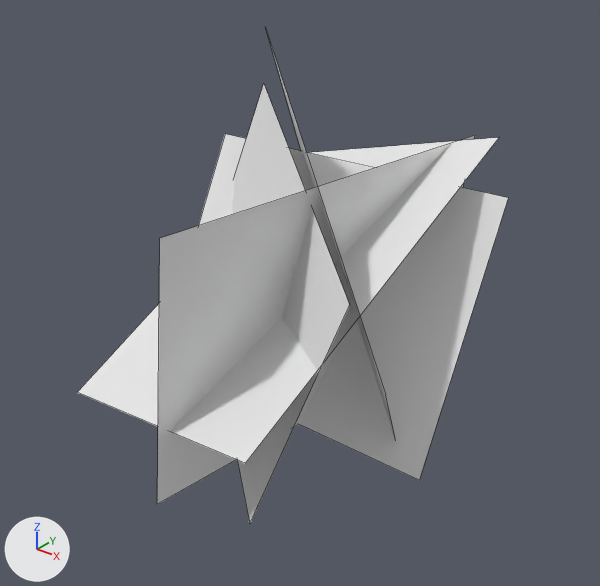
Before and after pictures for a commit that changed the OBJ model assets/mcme/models/block/pine_leaves_2.obj.
Camera for both pictures: a 50 mm camera at (2.67, -3.12, 2.12) aimed at (0.59, -0.52, 0.52). The lights are fixed; the arrows at lower left show +X, +Y and +Z. Mesh edges are drawn as thin lines. Where no turn or scale is listed for an object, it has been applied to the vertices.
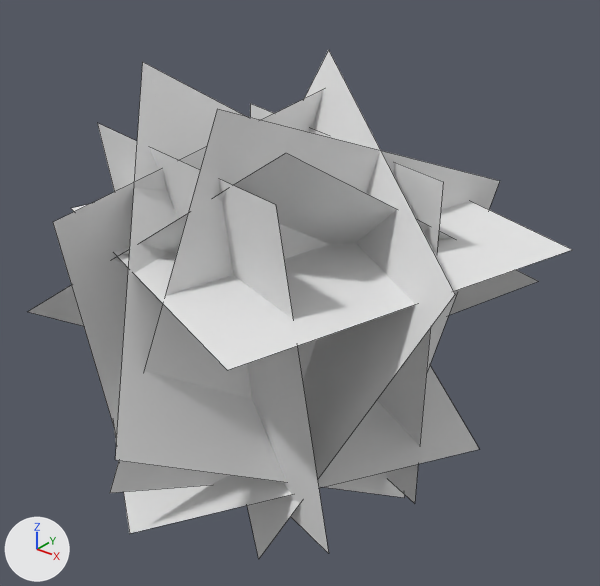
Commit message: pine leaves full block test

Diff of the bpy script that builds the scene:
```diff
--- a/assets/mcme/models/block/pine_leaves_2.obj.py
+++ b/assets/mcme/models/block/pine_leaves_2.obj.py
@@ me_plane_001 @@
 me_plane_001.from_pydata(...)  # 4 vertices, 1 face; spans x -0.45..1.22, y -1.09..-0.07, z -0.31..1.29
 # verts and faces of me_plane_001; kept vertices keep their numbers, new ones are numbered from 4
+# me_plane_001 part 1
+delete_vertices([*range(0, 4)])  # with the faces that use them
+verts[4] = (1.55, -0.91, 0.95)  # pixel (455, 294)
+verts[5] = (0.32, 0.02, 1.46)  # pixel (328, 49)
+verts[6] = (0.81, -1.08, -0.49)  # pixel (258, 559)
+verts[7] = (-0.41, -0.14, 0.03)
+faces += [(4, 6, 7, 5)]
 me_plane_001.materials.append(mat_m_791b617d_87bd_9afa_5413_97bbcb0e75fe)
@@ me_west_001 @@
+me_west_001.from_pydata([(-0.33, -1.31, 0.44), (1.0, -1.1, 1.36), (0.05, 0.04, -0.4), (1.37, 0.24, 0.52)], [], [(2, 3, 1, 0)])
+me_west_001.materials.append(mat_m_791b617d_87bd_9afa_5413_97bbcb0e75fe)  # its picture is missing
@@ me_west @@
+me_west.from_pydata([(0.38, 0.0, 1.32), (0.2, -1.47, 1.04), (0.29, 0.29, -0.15), (0.12, -1.17, -0.43)], [], [(2, 3, 1, 0)])
+me_west.materials.append(mat_m_791b617d_87bd_9afa_5413_97bbcb0e75fe)  # its picture is missing
@@ me_top @@
+me_top.from_pydata([(0.22, 0.37, 0.93), (-0.29, -1.04, 0.86), (1.13, -1.55, 0.8), (1.63, -0.14, 0.87)], [], [(3, 0, 1, 2)])
+me_top.materials.append(mat_m_791b617d_87bd_9afa_5413_97bbcb0e75fe)  # its picture is missing
@@ me_south_001 @@
+me_south_001.from_pydata([(1.07, -1.24, 1.23), (1.18, -1.07, -0.25), (-0.37, -0.79, 1.18), (-0.25, -0.62, -0.31)], [], [(3, 1, 0, 2)])
+me_south_001.materials.append(mat_m_791b617d_87bd_9afa_5413_97bbcb0e75fe)  # its picture is missing
@@ me_south @@
+me_south.from_pydata([(0.72, -1.7, 0.36), (-0.02, -0.79, 1.49), (1.1, -0.36, -0.47), (0.35, 0.55, 0.65)], [], [(2, 3, 1, 0)])
+me_south.materials.append(mat_m_791b617d_87bd_9afa_5413_97bbcb0e75fe)  # its picture is missing
@@ me_north @@
+me_north.from_pydata([(-0.18, 0.04, 1.14), (1.23, -0.47, 1.15), (-0.19, 0.02, -0.36), (1.23, -0.49, -0.35)], [], [(1, 3, 2, 0)])
+me_north.materials.append(mat_m_791b617d_87bd_9afa_5413_97bbcb0e75fe)  # its picture is missing
@@ me_east @@
+me_east.from_pydata([(0.72, -1.12, 1.46), (1.14, 0.22, 0.95), (0.52, -1.6, 0.05), (0.94, -0.25, -0.46)], [], [(2, 3, 1, 0)])
+me_east.materials.append(mat_m_791b617d_87bd_9afa_5413_97bbcb0e75fe)  # its picture is missing
@@ me_bottom @@
+me_bottom.from_pydata([(0.24, 0.5, 0.28), (-0.64, -0.71, 0.16), (0.56, -1.55, -0.16), (1.44, -0.34, -0.04)], [], [(2, 1, 0, 3)])
+me_bottom.materials.append(mat_m_791b617d_87bd_9afa_5413_97bbcb0e75fe)  # its picture is missing
@@ ob_plane @@
-ob_plane = bpy.data.objects.new('plane', me_plane)
@@ ob_plane_002 @@
-ob_plane_002 = bpy.data.objects.new('plane.002', me_plane_002)
@@ ob_plane_003 @@
-ob_plane_003 = bpy.data.objects.new('plane.003', me_plane_003)
@@ ob_plane_004 @@
-ob_plane_004 = bpy.data.objects.new('plane.004', me_plane_004)
@@ ob_west_001 @@
+ob_west_001 = bpy.data.objects.new('west.001', me_west_001)
+ob_west_001.location = (0.0, 0.0, 0.0)
@@ ob_west @@
+ob_west = bpy.data.objects.new('west', me_west)
+ob_west.location = (0.0, 0.0, 0.0)
@@ ob_top @@
+ob_top = bpy.data.objects.new('top', me_top)
+ob_top.location = (0.0, 0.0, 0.0)
@@ ob_south_001 @@
+ob_south_001 = bpy.data.objects.new('south.001', me_south_001)
+ob_south_001.location = (0.0, 0.0, 0.0)
@@ ob_south @@
+ob_south = bpy.data.objects.new('south', me_south)
+ob_south.location = (0.0, 0.0, 0.0)
@@ ob_north @@
+ob_north = bpy.data.objects.new('north', me_north)
+ob_north.location = (0.0, 0.0, 0.0)
@@ ob_east @@
+ob_east = bpy.data.objects.new('east', me_east)
+ob_east.location = (0.0, 0.0, 0.0)
@@ ob_bottom @@
+ob_bottom = bpy.data.objects.new('bottom', me_bottom)
+ob_bottom.location = (0.0, 0.0, 0.0)
```

Changed parts and their boxes [x1, y1, x2, y2] in the pictures (600 x 586 px):
'plane.001', reshaped (76% wider, 16% taller): before [232, 84, 350, 523]; after [247, 50, 455, 559]
'plane.003', deleted: before [157, 135, 475, 504]
'plane', deleted: before [198, 134, 508, 480]
'plane.004', deleted: before [77, 137, 499, 463]
'south', added: after [115, 62, 405, 498]
'top', added: after [71, 201, 572, 370]
'east', added: after [110, 109, 500, 493]
'south.001', added: after [97, 123, 329, 553]
'bottom', added: after [114, 366, 479, 533]
'west', added: after [53, 89, 324, 435]
'west.001', added: after [28, 153, 538, 326]
'north', added: after [250, 103, 443, 503]
'plane.002', deleted: before [266, 30, 395, 437]
